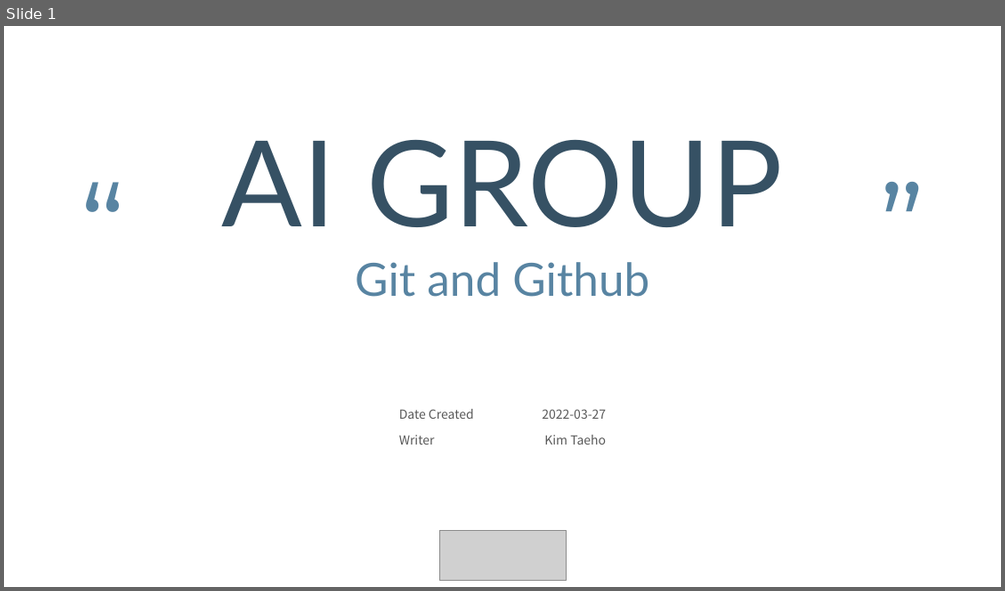
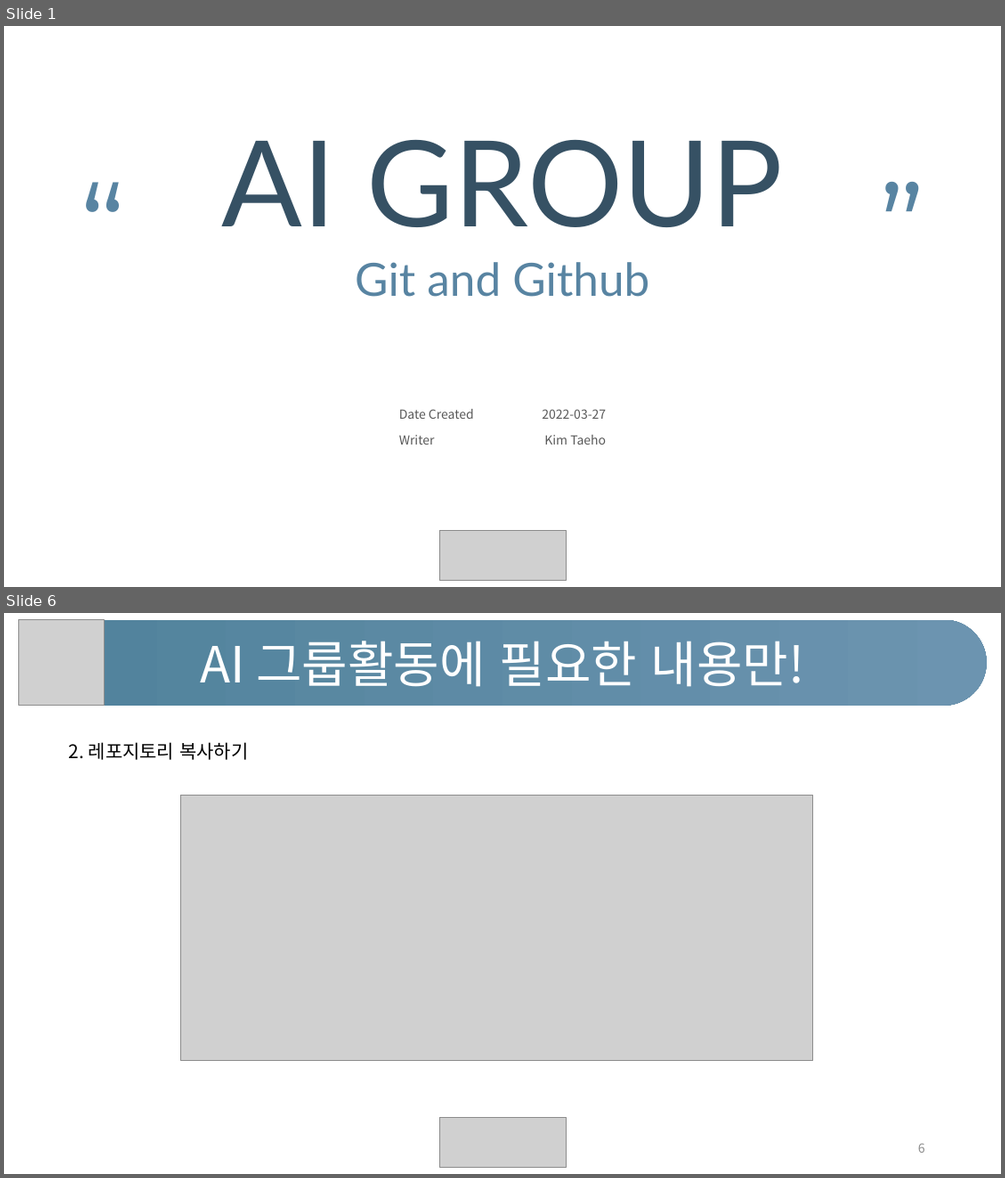
Before and after one commit to 2022-Semtle/AI, a slide deck: slide/public/20220327-Git-and-Github.pptx. Shown one above the other, each under a label of ours: slide 1 before the commit, slides 1 and 6 after it; the slides between them are not shown. The pictures are 1005x591 and 1005x1178 pixels, drawn with LibreOffice and Linux fonts; fonts in the diff are those of the drawing; grey boxes stand for pictures. Boxes give left, top, right and bottom in pixels: in the first picture for what was removed or moved away, otherwise in the second. Text is boxed around its words. In the diff, an @@ line names an element or a change of style, - is before the commit and + after.

```diff
--- a/slide/public/20220327-Git-and-Github.pptx
+++ b/slide/public/20220327-Git-and-Github.pptx
@@ slide 6 added at (4, 613, 1001, 1174), background #FFFFFF @@
@@ rounded rectangle added at (18, 620, 987, 705), fill gradient #50829B to #6C94B0, 48 pt, text #FFFFFF @@
+AI 그룹활동에 필요한 내용만!
@@ picture added at (18, 620, 104, 705) @@
@@ text added at (69, 742, 248, 760), 18 pt, text #000000 @@
+2. 레포지토리 복사하기
@@ picture added at (181, 795, 813, 1060) @@
@@ picture added at (439, 1118, 566, 1167) @@
@@ page number added at (918, 1143, 925, 1152), 12 pt, text #8C8C8C @@
+6
```
Also in this commit, not shown: 17 other slides added, 1 slide removed.
